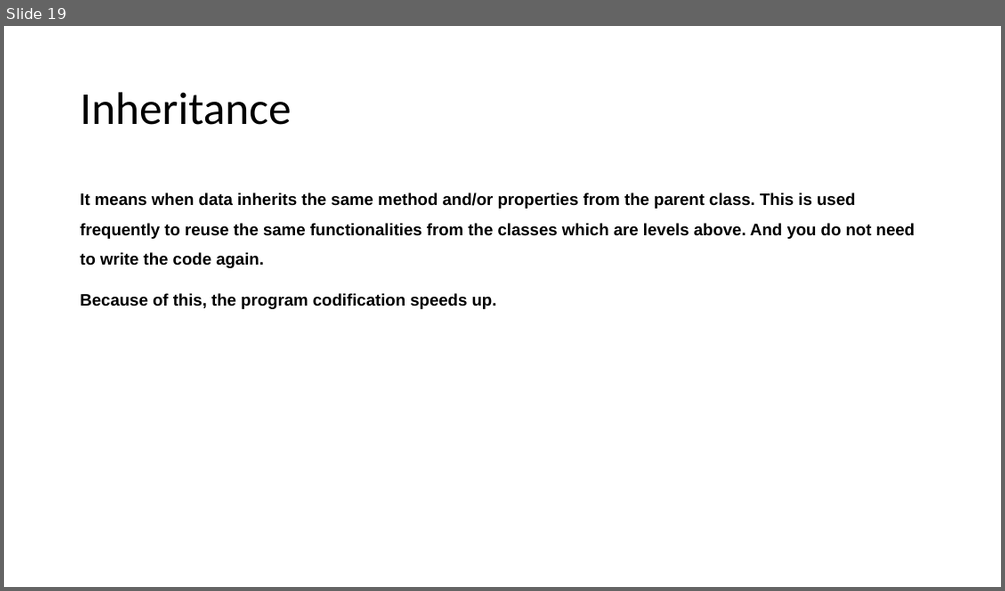
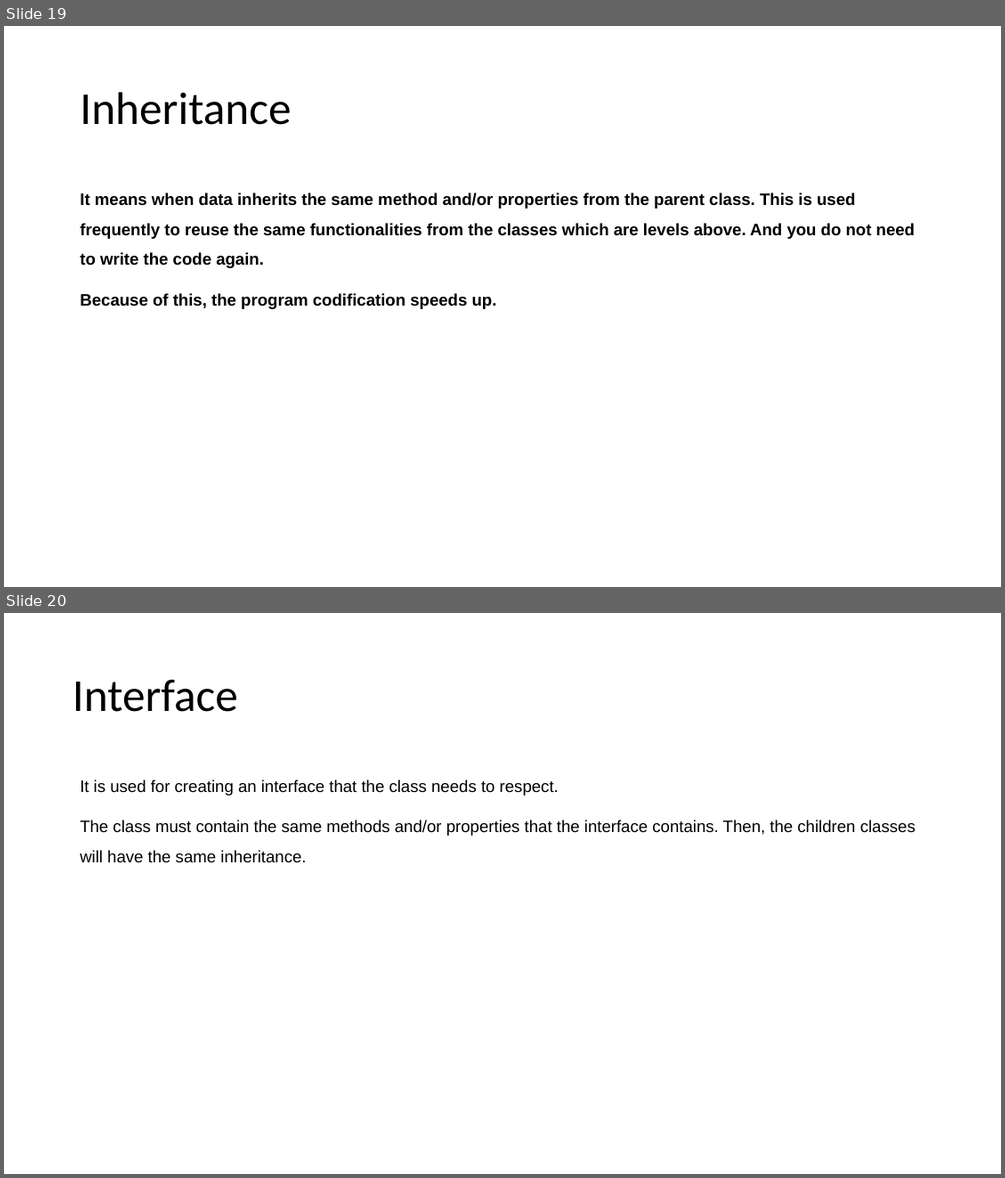
Before and after one commit to abelcondear/course, a slide deck: powerpoint/introduction-course.pptx. Shown one above the other, each under a label of ours: slide 19 before the commit, slides 19 and 20 after it. The pictures are 1005x591 and 1005x1178 pixels, drawn with LibreOffice and Linux fonts; fonts in the diff are those of the drawing. Boxes give left, top, right and bottom in pixels: in the first picture for what was removed or moved away, otherwise in the second. Text is boxed around its words. In the diff, an @@ line names an element or a change of style, - is before the commit and + after.

```diff
--- a/powerpoint/introduction-course.pptx
+++ b/powerpoint/introduction-course.pptx
@@ slide 20 added at [4,613,1001,1174], background #FFFFFF @@
@@ title added at [73,679,238,712], 44 pt, text #000000 @@
+Interface
@@ text added at [80,779,915,863], 16 pt, text #000000 @@
+It is used for creating an interface that the class needs to respect.
+The class must contain the same methods and/or properties that the interface contains. Then, the children classes will have the same inheritance.
```
Also in this commit, not shown: 4 slides changed, 4 other files.
